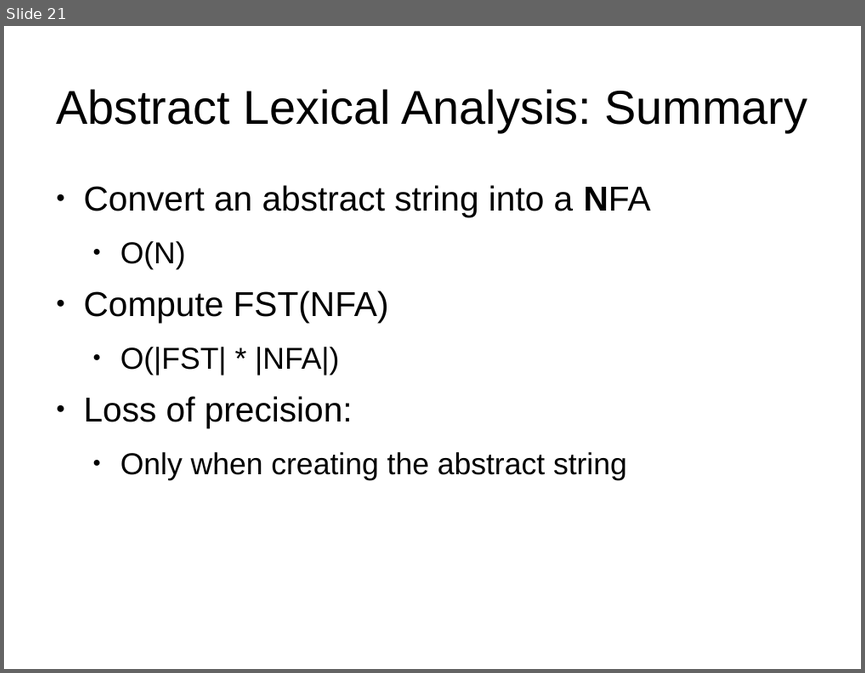
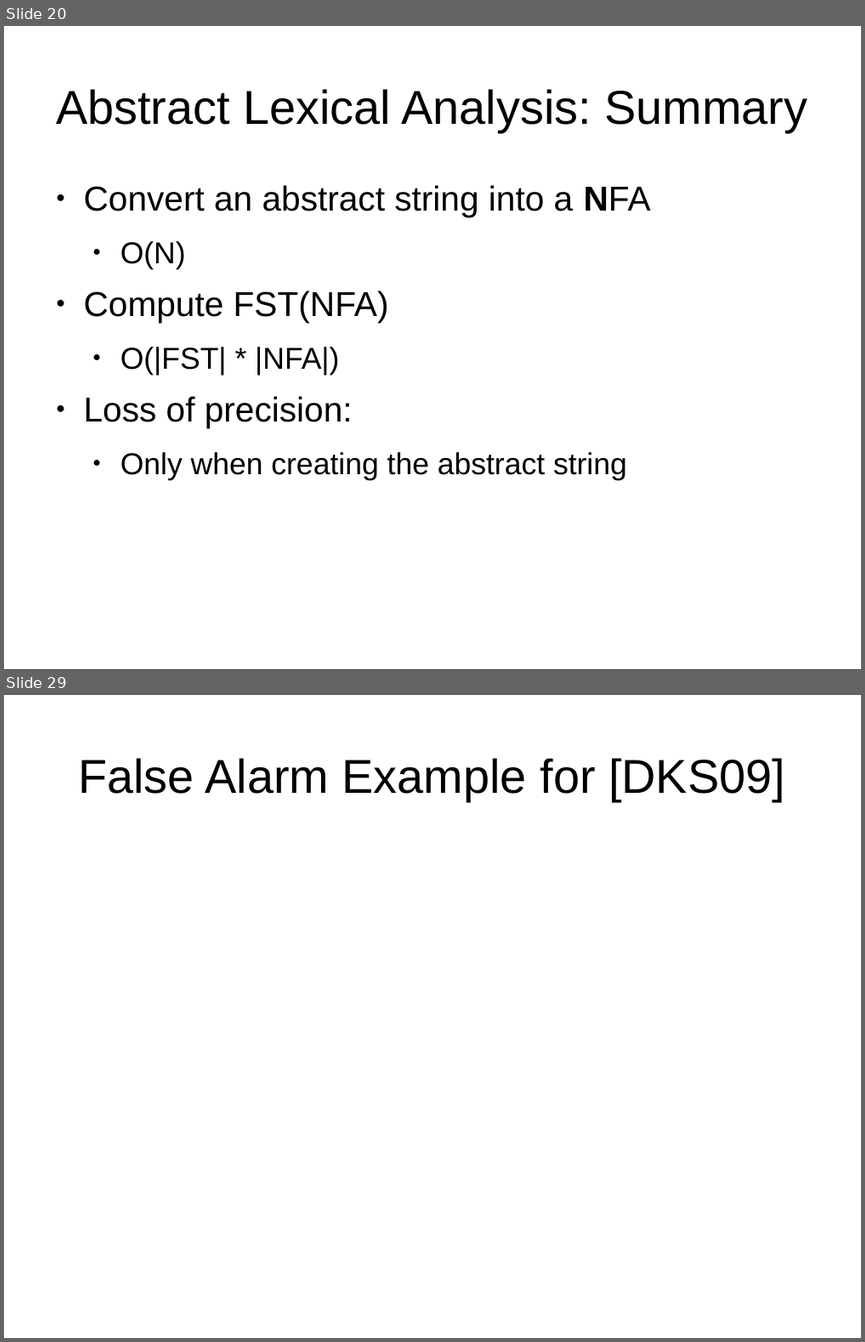
Before and after one commit to abreslav-from-google-code/abreslav, a slide deck: work/PL_Seminar/breslav_abstract_parsing.odp. Shown one above the other, each under a label of ours: slide 21 before the commit, slides 20 and 29 after it; the slides between them are not shown. The pictures are 865x673 and 865x1342 pixels, drawn with LibreOffice and Linux fonts; fonts in the diff are those of the drawing. Boxes give left, top, right and bottom in pixels: in the first picture for what was removed or moved away, otherwise in the second. Text is boxed around its words. In the diff, an @@ line names an element or a change of style, - is before the commit and + after.

Commit message:
parsing examples pending

```diff
--- a/work/PL_Seminar/breslav_abstract_parsing.odp
+++ b/work/PL_Seminar/breslav_abstract_parsing.odp
@@ slide 29 added at box(4, 695, 861, 1338), background #FFFFFF @@
@@ title added at box(78, 758, 785, 801), 44 pt, text #000000 @@
+False Alarm Example for [DKS09]
@@ what was slide 21 is now slide 20 @@
```
Also in this commit, not shown: 14 slides changed, 13 other slides added, 2 slides removed.
